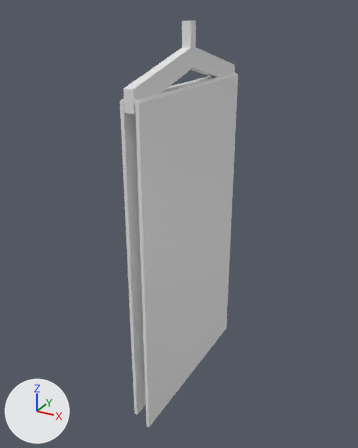
An edit to the FBX model GDS6 Project/Assets/Models/Props/Cloth2.fbx, drawn before and after from the same camera.
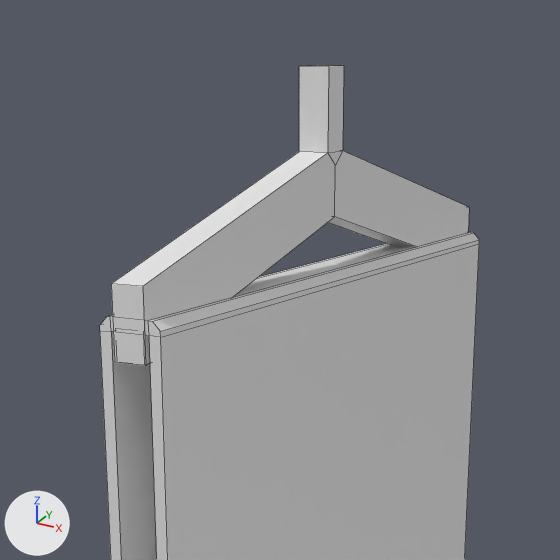
Each version is shown whole from a camera (50 mm lens) standing at (0.443, -0.841, 0.399) and looking at (-0.014, -0.011, -0.016), then close up on the part from 25% to 74% of the width and 0% to 39% of the height. The axes (+X, +Y, +Z) are drawn at lower left. The lights are the same throughout. The close-ups show mesh edges as thin lines. Where no turn or scale is listed for an object, it has been applied to the vertices.

Names of what the first close-up shows: 'Cube.006', 'Hanger'.
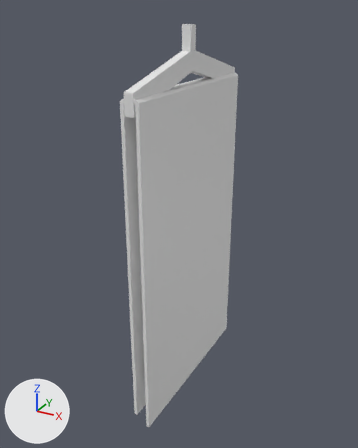
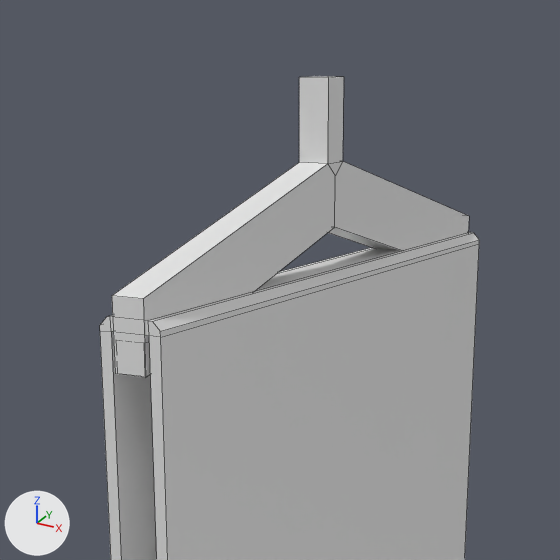
The newer file is also turned or shifted as a whole; pictures and numbers use the older file's frame.

Scene script edits in JSON lines:
```json
{"block": "me_cube_022", "where": "me_cube_022.from_pydata(...)  # 28 vertices, 23 faces; spans x -0.009..0.009, y -0.197..0.197, z -0.008..0.121"}
{"block": "me_cube_022", "where": "# used by ob_hanger; location = (0.0, 0.0, 0.2542)"}
{"block": "me_cube_022", "change": "me_cube_022 part 1: the loose piece of 20 vertices spanning x -0.009..0.009, y -0.197..0.197, z -0.008..0.121 is moved by (0.0, 0.0, -0.006)"}
```

Boxes [x1, y1, x2, y2] around the edits, measured in the close-ups (560 x 560 px):
```json
{"object": "Hanger", "change": "reshaped", "before": [111, 65, 469, 366], "after": [112, 76, 469, 378]}
```
